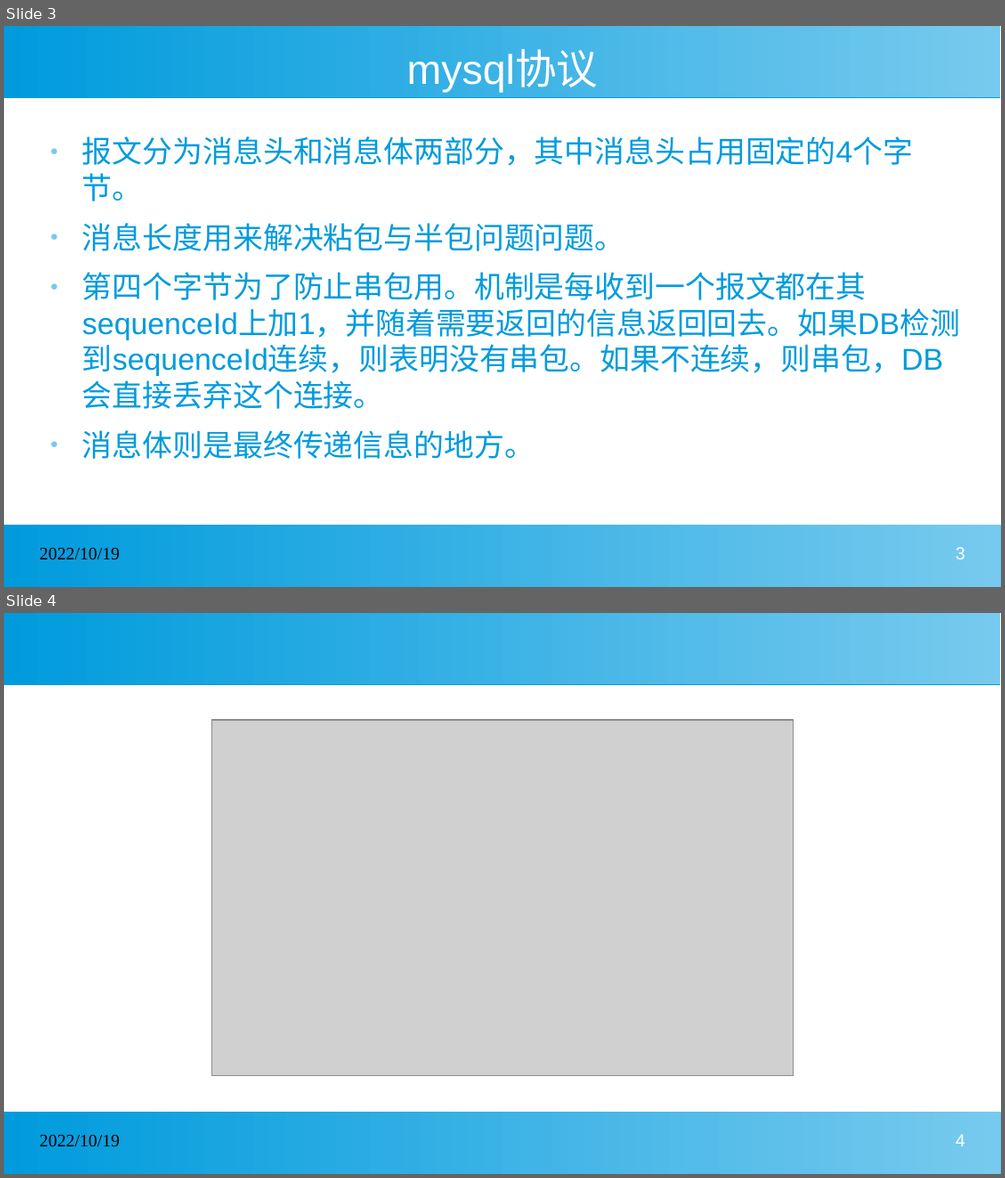
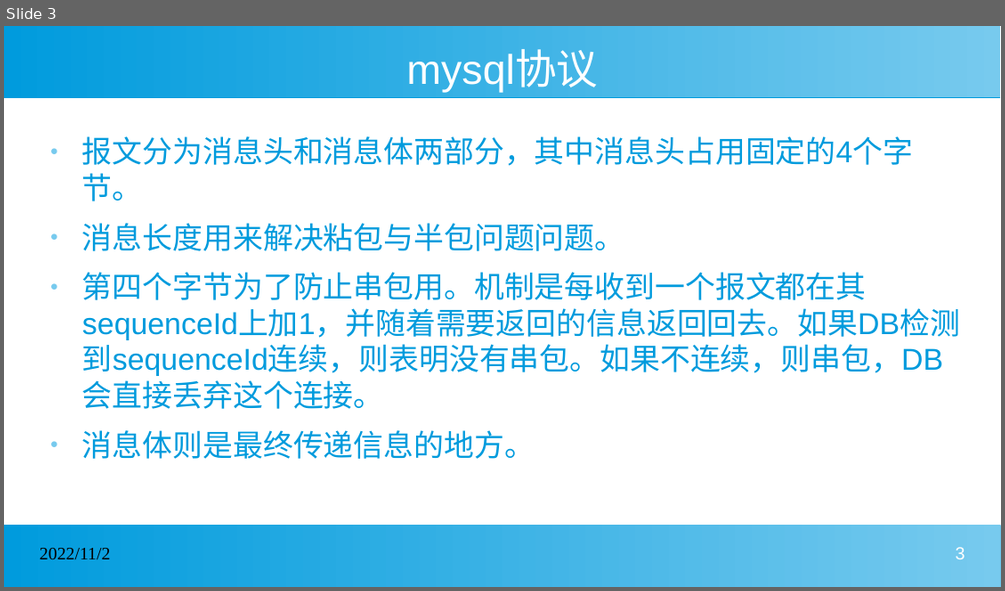
Before and after one commit to ltylty/SimpleDB, a slide deck: doc/从零实现数据库源码分析.pptx. Shown one above the other, each under a label of ours: slides 3 and 4 before the commit, slide 3 after it. The pictures are 1005x1178 and 1005x591 pixels, drawn with LibreOffice and Linux fonts; fonts in the diff are those of the drawing; grey boxes stand for pictures. Boxes give left, top, right and bottom in pixels: in the first picture for what was removed or moved away, otherwise in the second. Text is boxed around its words. In the diff, an @@ line names an element or a change of style, - is before the commit and + after.

```diff
--- a/doc/从零实现数据库源码分析.pptx
+++ b/doc/从零实现数据库源码分析.pptx
@@ slide 4 removed at bbox=[4, 613, 1001, 1174], background #FFFFFF; not listed: 2 template elements that a slide beside it also shows @@
@@ picture removed at bbox=[211, 720, 793, 1076] @@
@@ text removed at bbox=[40, 1135, 120, 1146] @@
-2022/10/19
@@ page number removed at bbox=[955, 1134, 965, 1146] @@
-4
@@ slide 3 changed as well @@
@@ text at bbox=[40, 548, 110, 560]: text changed @@
-2022/10/19
+2022/11/2
```
Also in this commit, not shown: 13 other slides changed, 2 slides added, 9 other files.
